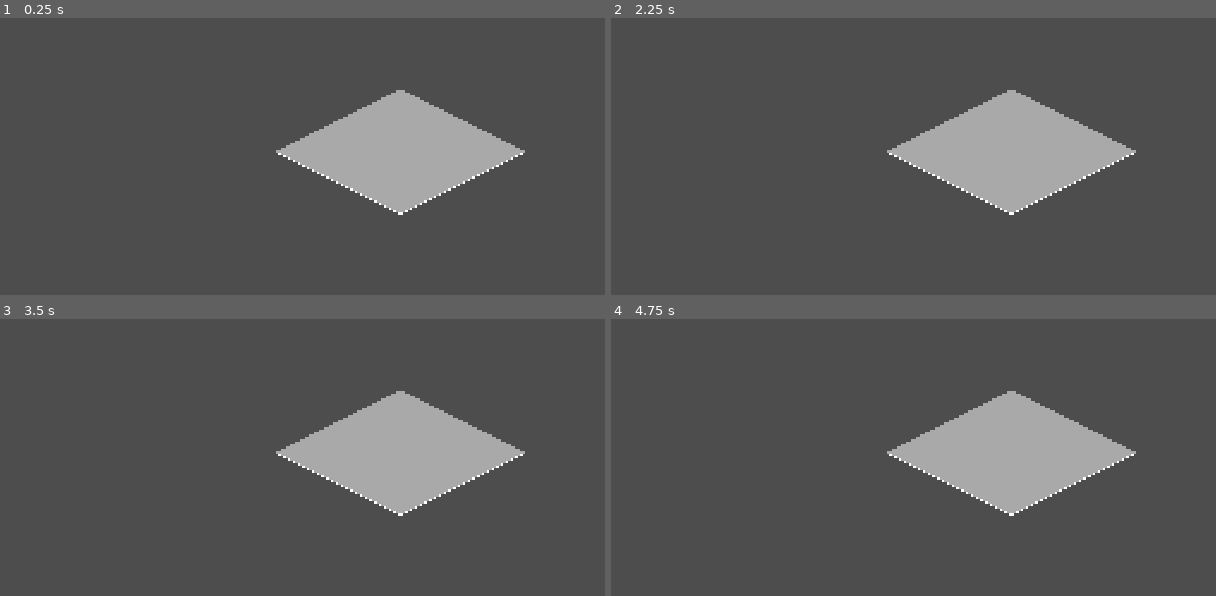
Above: before the commit, frames 1-4 (two rows, left to right).
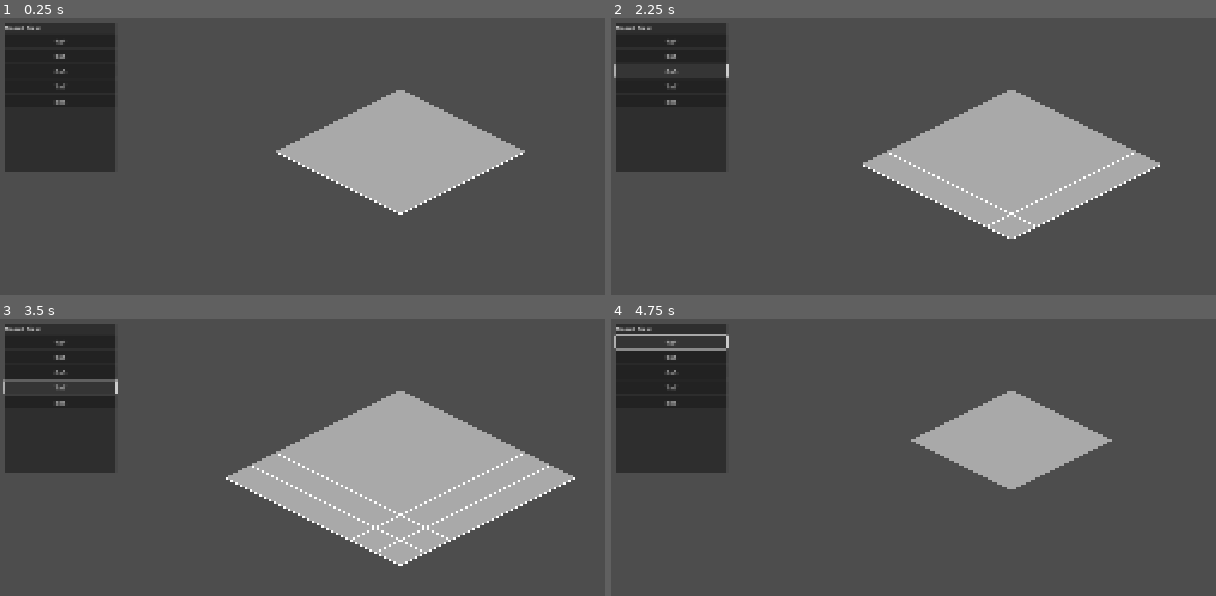
Above: after the commit, the same moments.

Repository: Imanolow/TerraInfection
Game: Godot game, scene res://scenes/isometric_board.tscn
Same seed, same stepped clock (60 frames per second), same inputs: the game is played once before the commit and once after it.
Inputs (mouse positions are in pixels of both pictures, inside the frame that each line leads up to):
- Up to frame 1 (0.25 s): no input
- Up to frame 2 (2.25 s): click (671, 40) at 0.5 s, where only the run after the commit has a clickable "4x4"; click (671, 56) at 1.25 s, where only the run after the commit has a clickable "5x5"; click (671, 70) at 2 s, where only the run after the commit has a clickable "6x6"
- Up to frame 3 (3.5 s): click (60, 385) at 2.75 s, where only the run after the commit has a clickable "7x7"
- Up to frame 4 (4.75 s): click (671, 402) at 3.5 s, where only the run after the commit has a clickable "8x8"; click (671, 341) at 4.25 s, where only the run after the commit has a clickable "4x4"

The runs differ from the first frame. In frame 1, 9.7% of the frame differs, in the area x 0-20%, y 1-56%; in frame 2, 13%; in frame 3, 18%, in the area x 0-96%, y 1-90%; in frame 4, 12%.

Commit message:
Add board size selection UI and fix outline rendering order

Diff:
--- a/scenes/isometric_board.tscn
+++ b/scenes/isometric_board.tscn
@@ -1,6 +1,10 @@
-[gd_scene load_steps=2 format=3 uid="uid://d3s1gj45q5yq6"]
+[gd_scene load_steps=3 format=3 uid="uid://d3s1gj45q5yq6"]
 
 [ext_resource type="Script" uid="uid://b4ogx3ufftv17" path="res://scripts/isometric_board.gd" id="1_2s1px"]
+[ext_resource type="Script" path="res://scripts/board_ui_manager.gd" id="2_u8m9k"]
 
 [node name="IsometricBoard" type="Node2D"]
 script = ExtResource("1_2s1px")
+
+[node name="BoardUI" type="CanvasLayer" parent="."]
+script = ExtResource("2_u8m9k")
--- /dev/null
+++ b/scripts/board_ui_manager.gd
@@ -0,0 +1,36 @@
+extends CanvasLayer
+
+@onready var board = get_parent()
+
+func _ready():
+	# Create UI container
+	var panel = PanelContainer.new()
+	panel.anchor_left = 0.0
+	panel.anchor_top = 0.0
+	panel.anchor_right = 0.15
+	panel.anchor_bottom = 0.35
+	panel.offset_left = 10
+	panel.offset_top = 10
+	panel.offset_right = -10
+	panel.offset_bottom = -10
+	add_child(panel)
+
+	var vbox = VBoxContainer.new()
+	panel.add_child(vbox)
+
+	# Title
+	var title = Label.new()
+	title.text = "Board Size:"
+	title.add_theme_font_size_override("font_size", 16)
+	vbox.add_child(title)
+
+	# Buttons for each size
+	var sizes = [4, 5, 6, 7, 8]
+	for size in sizes:
+		var button = Button.new()
+		button.text = "%dx%d" % [size, size]
+		button.pressed.connect(_on_size_button_pressed.bind(size))
+		vbox.add_child(button)
+
+func _on_size_button_pressed(size: int) -> void:
+	board.set_board_size(size)
--- a/scripts/isometric_board.gd
+++ b/scripts/isometric_board.gd
@@ -1,7 +1,11 @@
 extends Node2D
 
-const GRID_WIDTH = 5
-const GRID_HEIGHT = 5
+enum BoardSize { SIZE_4x4 = 4, SIZE_5x5 = 5, SIZE_6x6 = 6, SIZE_7x7 = 7, SIZE_8x8 = 8 }
+
+@export var board_size: BoardSize = BoardSize.SIZE_5x5
+
+var grid_width: int
+var grid_height: int
 const TILE_WIDTH = 120.0  # Width of isometric tile
 const TILE_HEIGHT = 60.0  # Height of isometric tile
 
@@ -9,12 +13,19 @@
 var hovered_tile = null  # Currently hovered tile position
 
 func _ready():
+	update_board_size()
 	generate_board()
 
+func update_board_size():
+	grid_width = int(board_size)
+	grid_height = int(board_size)
+	tiles.clear()
+	hovered_tile = null
+
 func generate_board():
-	# Create a 5x5 grid of isometric tiles
-	for y in range(GRID_HEIGHT):
-		for x in range(GRID_WIDTH):
+	# Create a NxN grid of isometric tiles
+	for y in range(grid_height):
+		for x in range(grid_width):
 			var tile_pos = Vector2(x, y)
 			var world_pos = grid_to_world(x, y)
 			tiles[tile_pos] = {
@@ -32,6 +43,12 @@
 
 func _process(_delta):
 	update_hover()
+
+func set_board_size(new_size: BoardSize) -> void:
+	board_size = new_size
+	update_board_size()
+	generate_board()
+	queue_redraw()
 
 func update_hover():
 	var mouse_pos = get_global_mouse_position()
@@ -72,24 +89,28 @@
 			is_point_in_triangle(point, tile_center, left, top))
 
 func is_point_in_triangle(p: Vector2, a: Vector2, b: Vector2, c: Vector2) -> bool:
-	var sign = func(p1: Vector2, p2: Vector2, p3: Vector2) -> float:
-		return (p1.x - p3.x) * (p2.y - p3.y) - (p2.x - p3.x) * (p1.y - p3.y)
-
-	var d1 = sign.call(p, a, b)
-	var d2 = sign.call(p, b, c)
-	var d3 = sign.call(p, c, a)
+	var d1 = compute_cross_product(p, a, b)
+	var d2 = compute_cross_product(p, b, c)
+	var d3 = compute_cross_product(p, c, a)
 
 	var has_neg = (d1 < 0) or (d2 < 0) or (d3 < 0)
 	var has_pos = (d1 > 0) or (d2 > 0) or (d3 > 0)
 
 	return not (has_neg and has_pos)
 
+func compute_cross_product(p1: Vector2, p2: Vector2, p3: Vector2) -> float:
+	return (p1.x - p3.x) * (p2.y - p3.y) - (p2.x - p3.x) * (p1.y - p3.y)
+
 func _draw():
-	# Draw all tiles
+	# Draw all tiles (fill and base outline)
 	for tile_pos in tiles.keys():
-		draw_tile(tile_pos)
+		draw_tile_fill(tile_pos)
 
-func draw_tile(tile_pos: Vector2):
+	# Draw hovered tile outline on top
+	if hovered_tile != null:
+		draw_tile_outline(hovered_tile, Color.YELLOW, 3.0)
+
+func draw_tile_fill(tile_pos: Vector2):
 	var tile_data = tiles[tile_pos]
 	var world_pos = tile_data["world_pos"]
 	var half_w = TILE_WIDTH * 0.5
@@ -107,16 +128,28 @@
 	var color = Color.DARK_GRAY
 	draw_colored_polygon(vertices, color)
 
-	# Draw outline
+	# Draw base outline (white)
 	var outline_color = Color.WHITE
 	var outline_width = 1.0
-
-	if tile_data["hovered"]:
-		outline_color = Color.YELLOW
-		outline_width = 3.0
-
-	# Draw edges
 	draw_line(top, right, outline_color, outline_width)
 	draw_line(right, bottom, outline_color, outline_width)
 	draw_line(bottom, left, outline_color, outline_width)
 	draw_line(left, top, outline_color, outline_width)
+
+func draw_tile_outline(tile_pos: Vector2, outline_color: Color, outline_width: float):
+	var tile_data = tiles[tile_pos]
+	var world_pos = tile_data["world_pos"]
+	var half_w = TILE_WIDTH * 0.5
+	var half_h = TILE_HEIGHT * 0.5
+
+	# Create diamond vertices
+	var top = world_pos + Vector2(0.0, -half_h)
+	var right = world_pos + Vector2(half_w, 0.0)
+	var bottom = world_pos + Vector2(0.0, half_h)
+	var left = world_pos + Vector2(-half_w, 0.0)
+
+	# Draw outline on top
+	draw_line(top, right, outline_color, outline_width)
+	draw_line(right, bottom, outline_color, outline_width)
+	draw_line(bottom, left, outline_color, outline_width)
+	draw_line(left, top, outline_color, outline_width)
